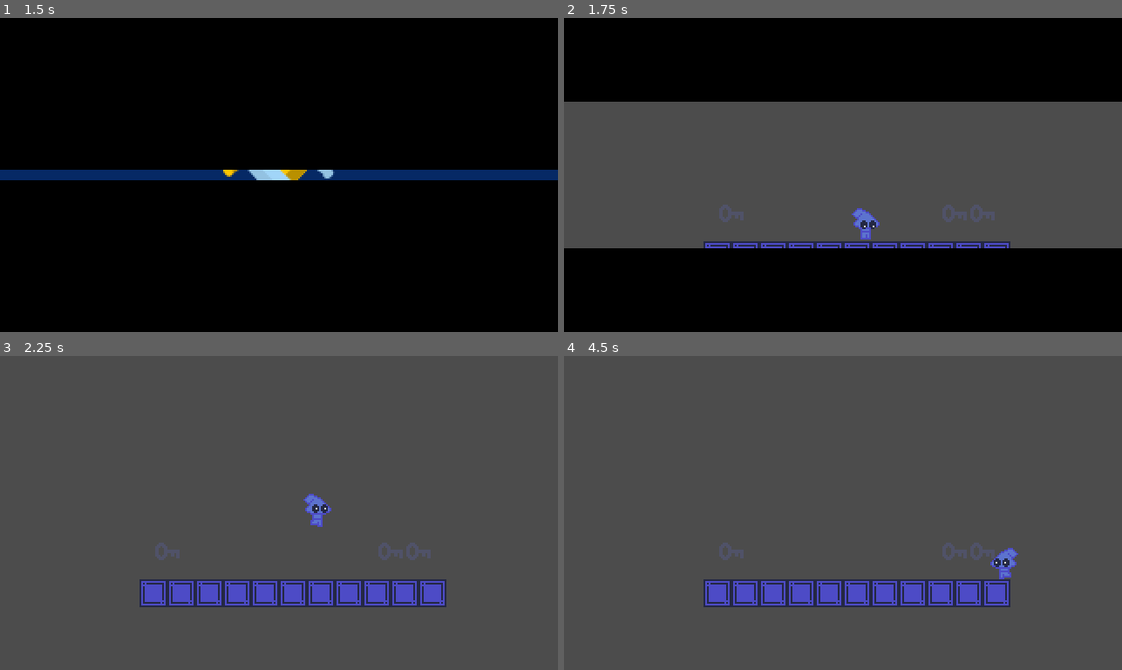
Above: before the commit, frames 1-4 (two rows, left to right).
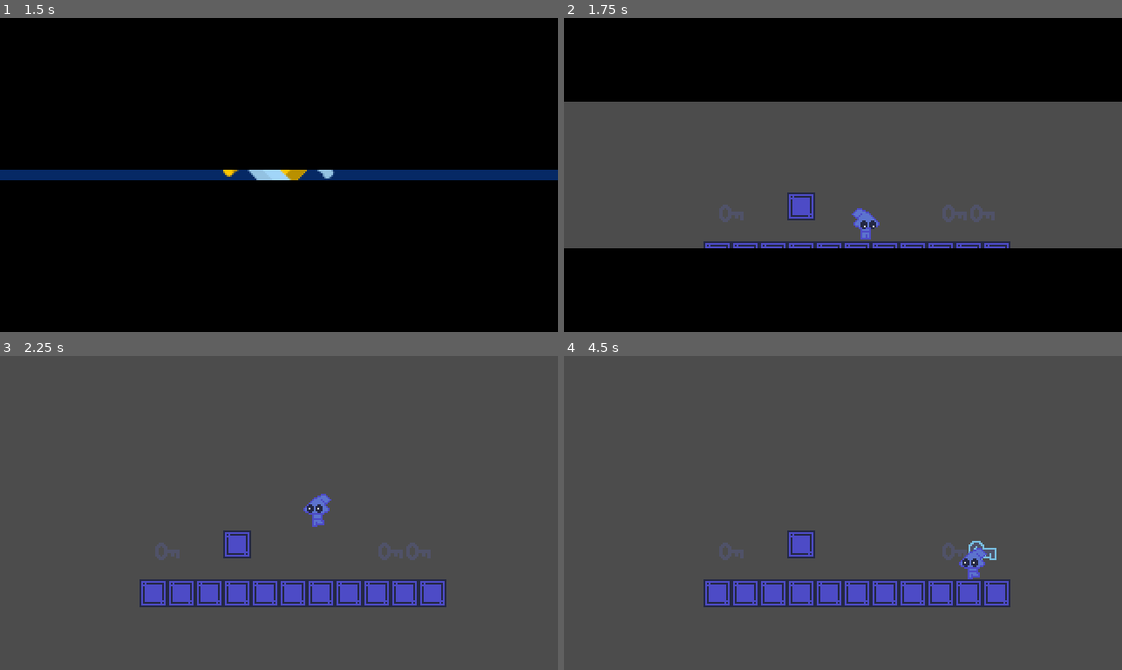
Above: after the commit, the same moments.

Repository: dw3nt/palette-jam-2-break
Game: Godot game, scene res://Main.tscn
Two runs of this game, one before a commit and one after it. Both use one fixed random seed, a clock stepped at 60 frames per second and the inputs below.
Inputs:
- Up to frame 1 (1.5 s): hold S (crouch) 0.53-1.28 s; hold D (move_right) from 0.53 s (still down); tap Space (jump) at 0.77, 1.07 s; tap Shift (throw) at 0.8, 1.35 s
- Up to frame 2 (1.75 s): keep holding D (move_right); tap Space (jump) at 1.52, 1.55 s
- Up to frame 3 (2.25 s): tap Space (jump) at 1.82 s; release D (move_right) at 2.03 s; hold A (move_left) from 2.03 s (still down); hold Space (jump) from 2.03 s (still down)
- Up to frame 4 (4.5 s): tap S (crouch) at 2.3, 2.85 s; release A (move_left) at 2.78 s; release Space (jump) at 2.78 s; hold D (move_right) 2.78-4.28 s; tap Space (jump) at 3.02, 3.32, 3.77, 3.8, 4.07 s; tap Shift (throw) at 3.05, 4.35 s; hold E (interact) 3.53-4.28 s; hold A (move_left) from 4.28 s (still down)

Frame 1 is identical in both runs. In frame 2, 0.4% of the frame differs, in the area x 40-45%, y 55-65%; in frame 3, 0.7%; in frame 4, 1.1%, in the area x 40-82%, y 55-72%.

Commit message:
multiple colliders for player (stand and crouch)

Diff:
--- a/characters/player/CrouchRun.gd
+++ b/characters/player/CrouchRun.gd
@@ -11,6 +11,10 @@
 
 
 func physics_process(delta : float) -> void:
+	if !fsm.isOnFloor:
+		fsm.change_state("Fall")
+		return
+
 	var xInput = Input.get_action_strength("move_right") - Input.get_action_strength("move_left")
 	if xInput == 0:
 		fsm.change_state("Crouch")
--- a/characters/player/Fall.gd
+++ b/characters/player/Fall.gd
@@ -15,10 +15,13 @@
 		return
 
 	fsm.velocity.y += GRAVITY
-	if abs(fsm.velocity.x) > AIR_MOVE_SPEED:
+	if abs(fsm.velocity.x) > AIR_MOVE_SPEED && sign(xInput) == sign(fsm.velocity.x):
 		fsm.velocity.x = lerp(fsm.velocity.x, AIR_MOVE_SPEED * sign(fsm.velocity.x), AIR_FRICTION)
 	else:
-		fsm.velocity.x = (Input.get_action_strength("move_right") - Input.get_action_strength("move_left")) * AIR_MOVE_SPEED
+		fsm.velocity.x = xInput * AIR_MOVE_SPEED
+
+	if xInput != 0:
+		fsm.get_parent().turnAround()
 
 
 func exit_state() -> void:
--- a/characters/player/Idle.gd
+++ b/characters/player/Idle.gd
@@ -16,7 +16,7 @@
 		if event.is_action_pressed("crouch"):
 			fsm.change_state("Crouch")
 
-		if event.is_action_pressed("throw"):
+		if fsm.getHeldItem() && event.is_action_pressed("throw"):
 			fsm.change_state("WindUp")
 
 
--- a/characters/player/Jump.gd
+++ b/characters/player/Jump.gd
@@ -18,3 +18,6 @@
 		fsm.velocity.x = xInput * AIR_MOVE_SPEED
 
 	fsm.velocity.y += GRAVITY
+
+	if xInput != 0:
+		fsm.get_parent().turnAround()
--- a/characters/player/Player.tscn
+++ b/characters/player/Player.tscn
@@ -15,6 +15,9 @@
 [sub_resource type="RectangleShape2D" id=1]
 extents = Vector2( 3, 7 )
 
+[sub_resource type="RectangleShape2D" id=11]
+extents = Vector2( 4, 5 )
+
 [sub_resource type="Animation" id=2]
 length = 0.001
 tracks/0/type = "value"
@@ -174,9 +177,13 @@
 texture = ExtResource( 1 )
 hframes = 21
 
-[node name="CollisionShape2D" type="CollisionShape2D" parent="."]
+[node name="StandCollision" type="CollisionShape2D" parent="." groups=["player_collision"]]
 position = Vector2( 0, -7 )
 shape = SubResource( 1 )
+
+[node name="CrouchCollision" type="CollisionShape2D" parent="." groups=["player_collision"]]
+position = Vector2( 0, -5 )
+shape = SubResource( 11 )
 
 [node name="AnimationPlayer" type="AnimationPlayer" parent="."]
 autoplay = "idle"
@@ -198,27 +205,35 @@
 
 [node name="Idle" type="Node2D" parent="PlayerStateMachine"]
 script = ExtResource( 3 )
+colliderPath = NodePath("../../StandCollision")
 
 [node name="Run" type="Node2D" parent="PlayerStateMachine"]
 script = ExtResource( 4 )
+colliderPath = NodePath("../../StandCollision")
 
 [node name="Jump" type="Node2D" parent="PlayerStateMachine"]
 script = ExtResource( 5 )
+colliderPath = NodePath("../../StandCollision")
 
 [node name="Fall" type="Node2D" parent="PlayerStateMachine"]
 script = ExtResource( 9 )
+colliderPath = NodePath("../../StandCollision")
 
 [node name="Crouch" type="Node2D" parent="PlayerStateMachine"]
 script = ExtResource( 6 )
+colliderPath = NodePath("../../CrouchCollision")
 
 [node name="CrouchRun" type="Node2D" parent="PlayerStateMachine"]
 script = ExtResource( 7 )
+colliderPath = NodePath("../../CrouchCollision")
 
 [node name="WindUp" type="Node2D" parent="PlayerStateMachine"]
 script = ExtResource( 10 )
+colliderPath = NodePath("../../StandCollision")
 
 [node name="Throw" type="Node2D" parent="PlayerStateMachine"]
 script = ExtResource( 11 )
+colliderPath = NodePath("../../StandCollision")
 
 [node name="Timer" type="Timer" parent="PlayerStateMachine/Throw"]
 wait_time = 0.25
--- a/characters/player/PlayerState.gd
+++ b/characters/player/PlayerState.gd
@@ -12,4 +12,16 @@
 const GRAVITY := 10.0
 const LERP_THRESHOLD := 0.01
 
+export(NodePath) var colliderPath
+
 var fsm : PlayerStateMachine
+
+
+onready var collider = get_node(colliderPath)
+
+
+func handleFacing(dir : int) -> void:
+	var oldVelocityX = fsm.velocity.x
+	fsm.velocity.x = dir
+	fsm.get_parent().turnAround()
+	fsm.velocity.x = oldVelocityX
--- a/characters/player/PlayerStateMachine.gd
+++ b/characters/player/PlayerStateMachine.gd
@@ -14,5 +14,14 @@
 	.ready()
 
 
+func change_state(newStateName : String, params : Dictionary = {}) -> void:
+	.change_state(newStateName, params)
+
+	for collider in get_tree().get_nodes_in_group("player_collision"):
+		collider.disabled = true
+
+	state.collider.disabled = false
+
+
 func getHeldItem():
 	return get_parent().heldItem
--- a/characters/player/Run.gd
+++ b/characters/player/Run.gd
@@ -14,6 +14,10 @@
 
 
 func physics_process(delta : float) -> void:
+	if !fsm.isOnFloor:
+		fsm.change_state("Fall")
+		return
+
 	var xInput = Input.get_action_strength("move_right") - Input.get_action_strength("move_left")
 	if xInput == 0:
 		fsm.change_state("Idle")
--- a/characters/player/WindUp.gd
+++ b/characters/player/WindUp.gd
@@ -16,9 +16,11 @@
 
 	if event.is_action_pressed("move_right"):
 		handleFacing(1)
+		faceWindUp()
 
 	if event.is_action_pressed("move_left"):
 		handleFacing(-1)
+		faceWindUp()
 
 
 func physics_process(delta : float) -> void:
@@ -28,11 +30,6 @@
 			fsm.velocity.x = 0
 
 
-func handleFacing(dir : int) -> void:
-	var oldVelocityX = fsm.velocity.x
-	fsm.velocity.x = dir
-	fsm.get_parent().turnAround()
-	fsm.velocity.x = oldVelocityX
-
+func faceWindUp() -> void:
 	fsm.heldItemPos.position = WIND_UP_ITEM_POS
 	fsm.heldItemPos.position.x *= -1 if fsm.sprite.flip_h else 1
--- a/objects/PickupItem.gd
+++ b/objects/PickupItem.gd
@@ -6,7 +6,7 @@
 const AIR_FRICTION := 0.05
 const THROW_SPEED_UP := -80.0
 const THROW_SPEED_FORWARD := 100.0
-const MOVE_THRESHOLD := 0.01
+const MOVE_THRESHOLD := 0.05
 
 var velocity = Vector2.ZERO
 
--- a/rooms/Playground.tscn
+++ b/rooms/Playground.tscn
@@ -44,6 +44,9 @@
 [node name="WallBlock11" parent="WallWrap" index="10" instance=ExtResource( 3 )]
 position = Vector2( 240, 128 )
 
+[node name="WallBlock12" parent="WallWrap" index="11" instance=ExtResource( 3 )]
+position = Vector2( 128, 100 )
+
 [node name="ItemWrap" type="Node2D" parent="." index="1"]
 
 [node name="PickupItem" parent="ItemWrap" index="0" instance=ExtResource( 5 )]
Not shown: 1 places in characters/player/Player.tscn that only renumber resources
